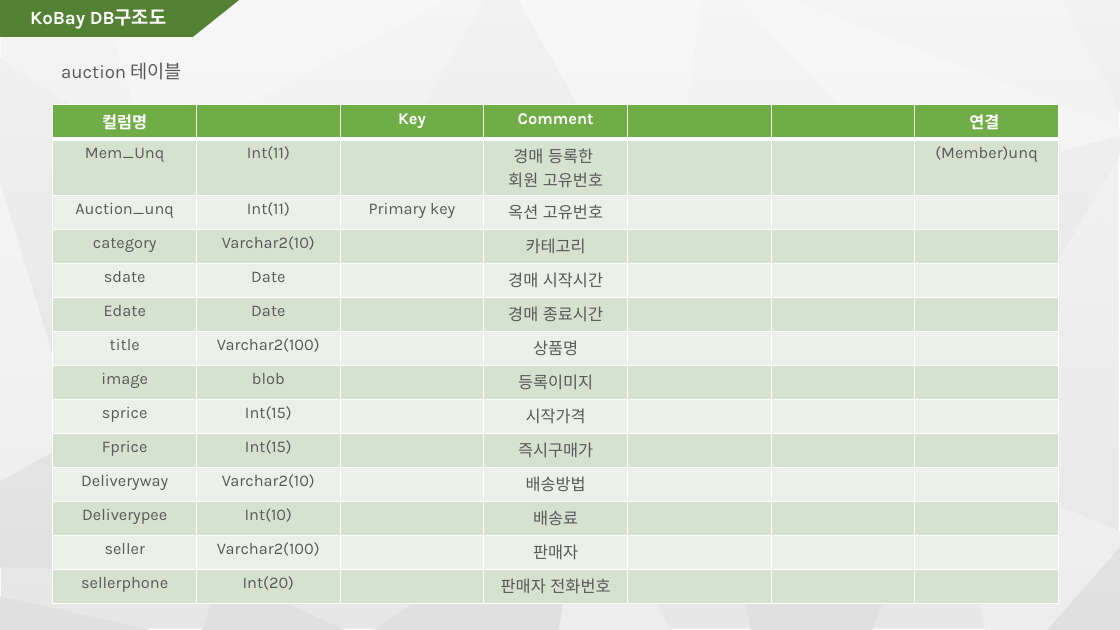
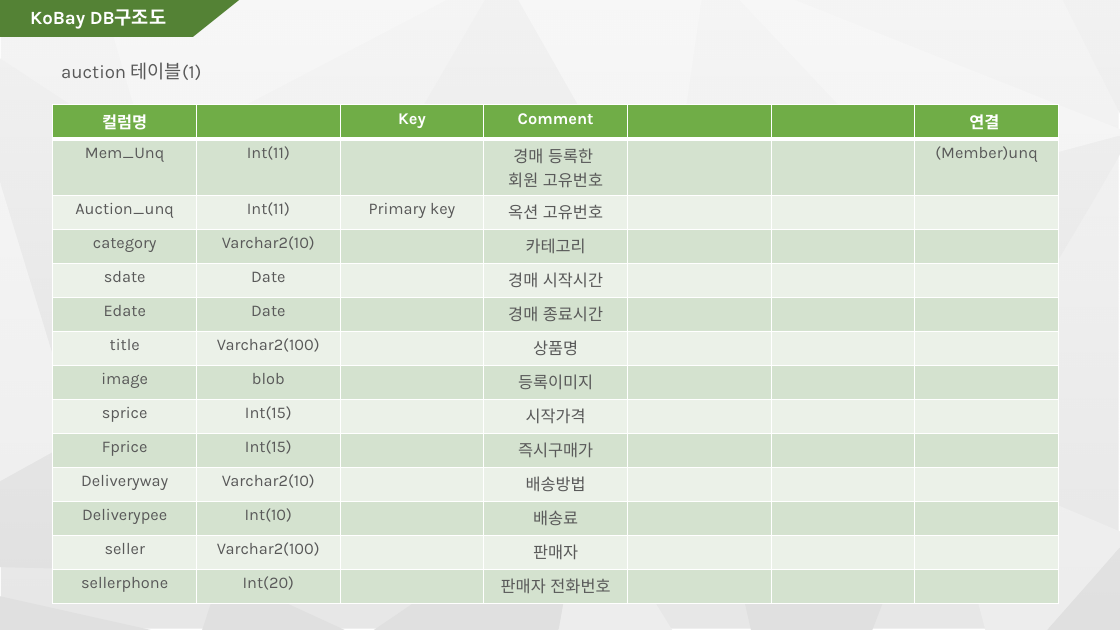
Before and after one commit to ezenProject/egovKobay, a slide deck: slide 25 of kobay_Cteam_ver3.pptx. Drawn at 1120x630 pixels with LibreOffice and Linux fonts; fonts in the diff are those of the drawing. Boxes give left, top, right and bottom in pixels: in the first picture for what was removed or moved away, otherwise in the second. Text is boxed around its words. In the diff, an @@ line names an element or a change of style, - is before the commit and + after.

Commit message:
테이블 구조

```diff
--- a/kobay_Cteam_ver3.pptx
+++ b/kobay_Cteam_ver3.pptx
@@ text at (61, 62, 202, 80): text changed @@
-auction 테이블
+auction 테이블(1)
```
Also in this commit, not shown: 1 other slide changed.
